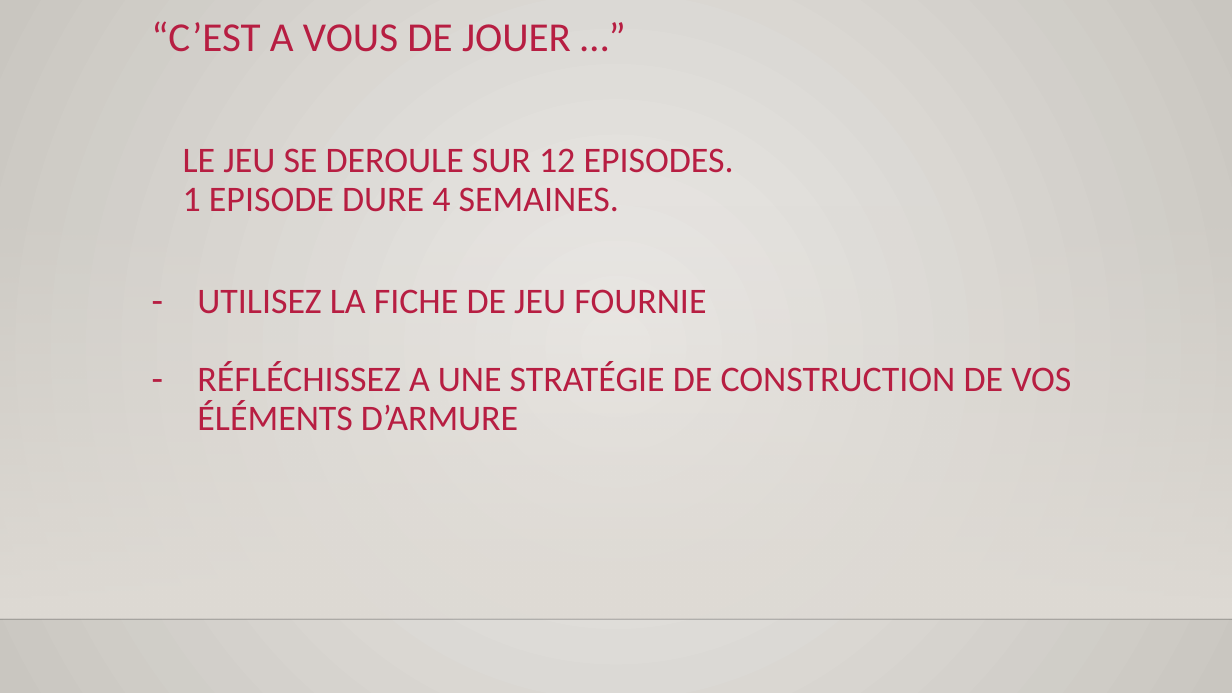
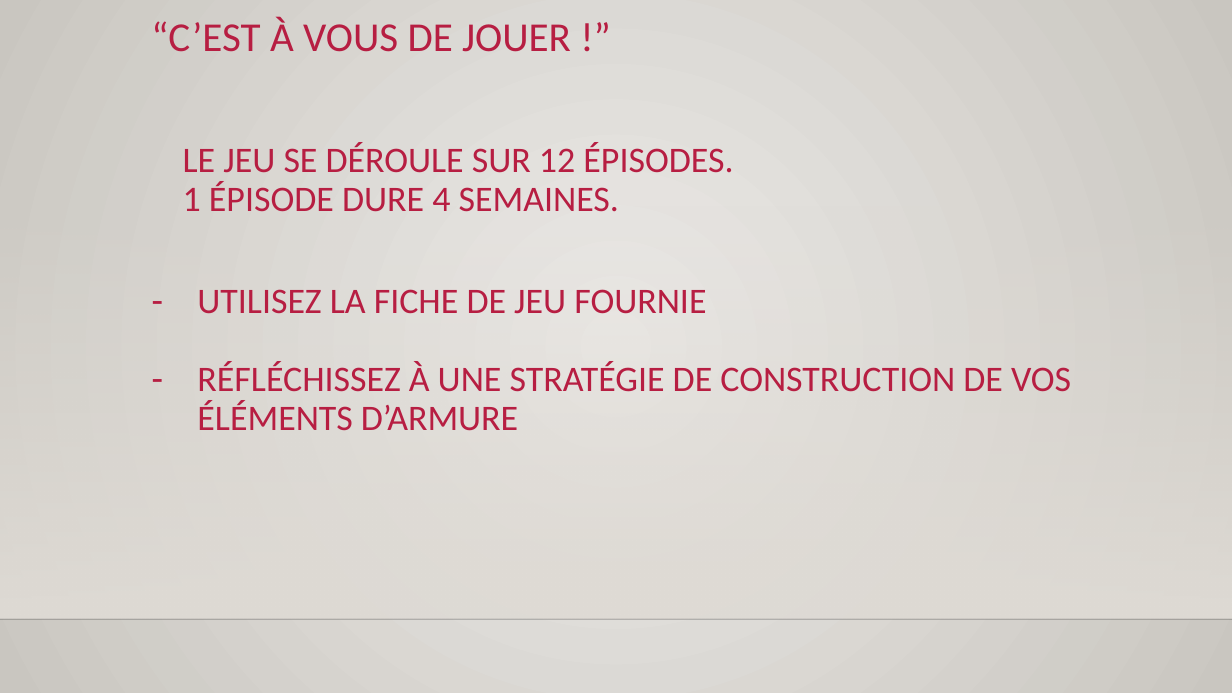
Before and after one commit to open-agile/agile-game-of-thrones, a slide deck: slide 6 of supports/support_presentation_agile_got.pptx. Drawn at 1232x693 pixels with LibreOffice and Linux fonts; fonts in the diff are those of the drawing; background and template pictures are left out. Boxes give left, top, right and bottom in pixels: in the first picture for what was removed or moved away, otherwise in the second. Text is boxed around its words. In the diff, an @@ line names an element or a change of style, - is before the commit and + after.

```diff
--- a/supports/support_presentation_agile_got.pptx
+++ b/supports/support_presentation_agile_got.pptx
@@ text at (151,18,571,52): text changed @@
-“C’EST A VOUS DE JOUER …”
+“C’EST À VOUS DE JOUER !”
@@ text at (183,143,733,212): text changed @@
-LE JEU SE DEROULE SUR 12 EPISODES.
-1 EPISODE DURE 4 SEMAINES.
+LE JEU SE DÉROULE SUR 12 ÉPISODES.
+1 ÉPISODE DURE 4 SEMAINES.
@@ text at (197,361,1071,431): text changed @@
-– RÉFLÉCHISSEZ A UNE STRATÉGIE DE CONSTRUCTION DE VOS ÉLÉMENTS D’ARMURE
+– RÉFLÉCHISSEZ À UNE STRATÉGIE DE CONSTRUCTION DE VOS ÉLÉMENTS D’ARMURE
```
Also in this commit, not shown: 6 other slides changed, 1 other file.
